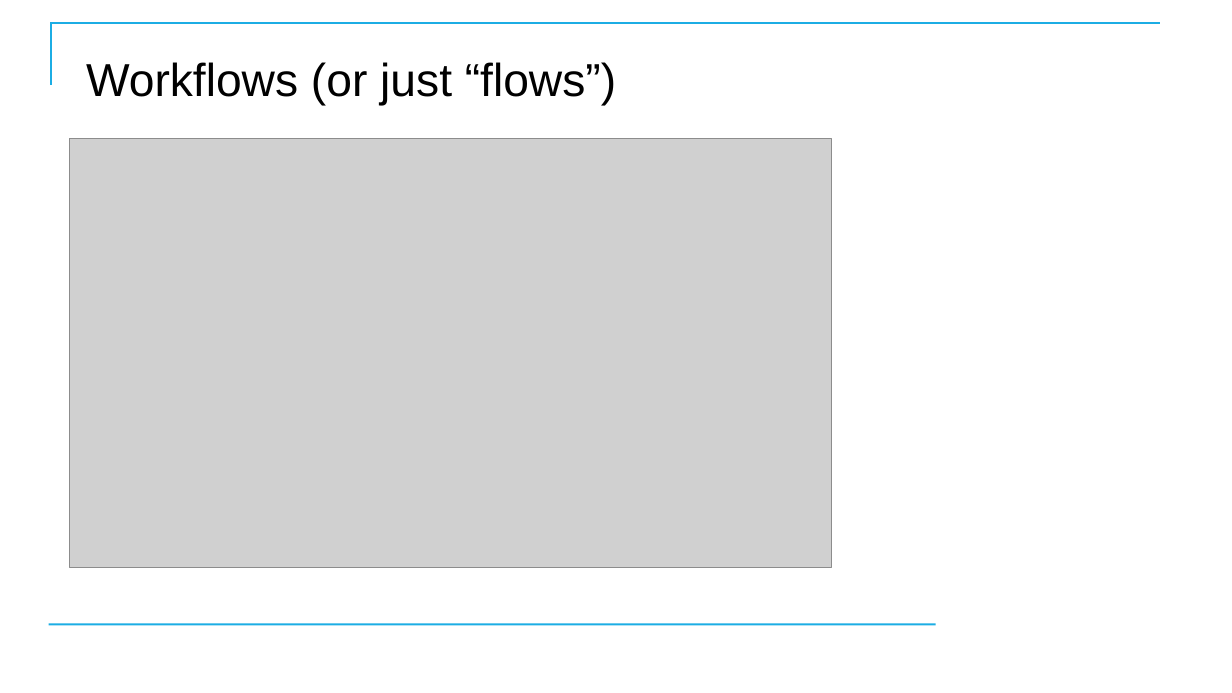
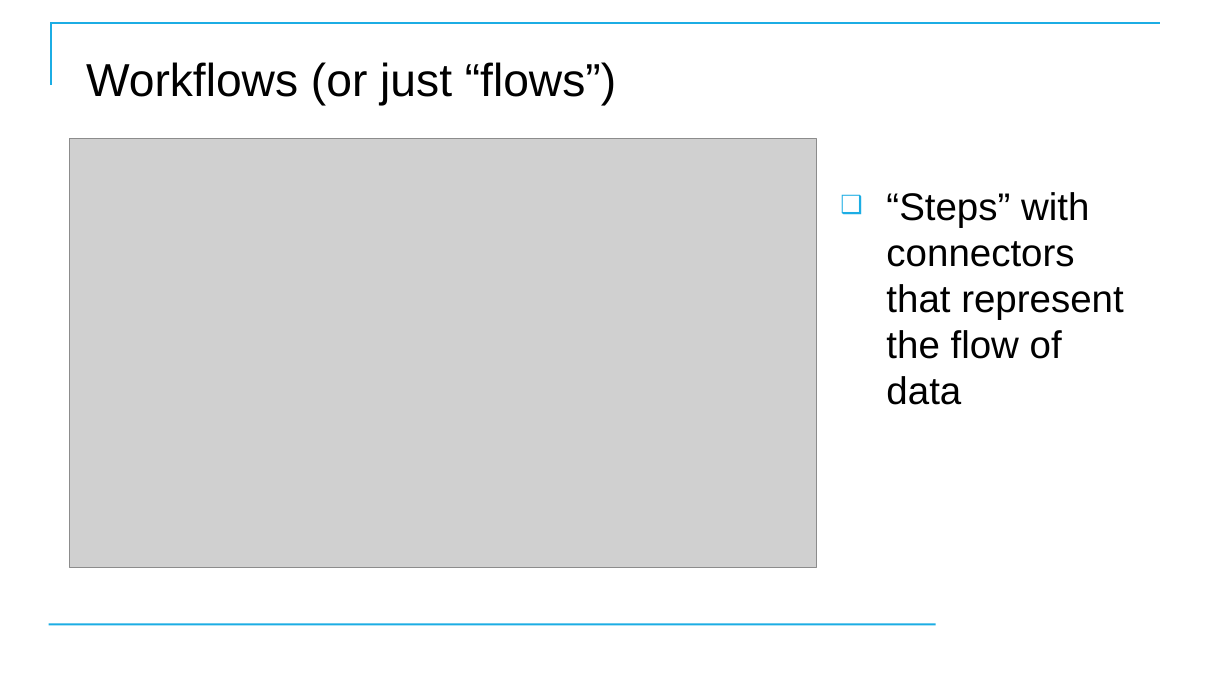
Before and after one commit to CostelloTechnicalConsulting/XTBP10---Tableau-Prep-Introduction, a slide deck: slide 20 of ppt/TableauPrepBuilderIntroV1_2.pptx. Drawn at 1232x693 pixels with LibreOffice and Linux fonts; fonts in the diff are those of the drawing; grey boxes stand for pictures; background and template pictures are left out. Boxes give left, top, right and bottom in pixels: in the first picture for what was removed or moved away, otherwise in the second. Text is boxed around its words. In the diff, an @@ line names an element or a change of style, - is before the commit and + after.

```diff
--- a/ppt/TableauPrepBuilderIntroV1_2.pptx
+++ b/ppt/TableauPrepBuilderIntroV1_2.pptx
@@ picture: place and size @@
-picture at [69, 139, 832, 567]
+picture at [69, 139, 816, 567]
@@ text added at [886, 192, 1124, 405], 30 pt, text #000000 @@
+❑ “Steps” with connectors that represent the flow of data
```
Also in this commit, not shown: 6 other slides changed, 1 slide added.
